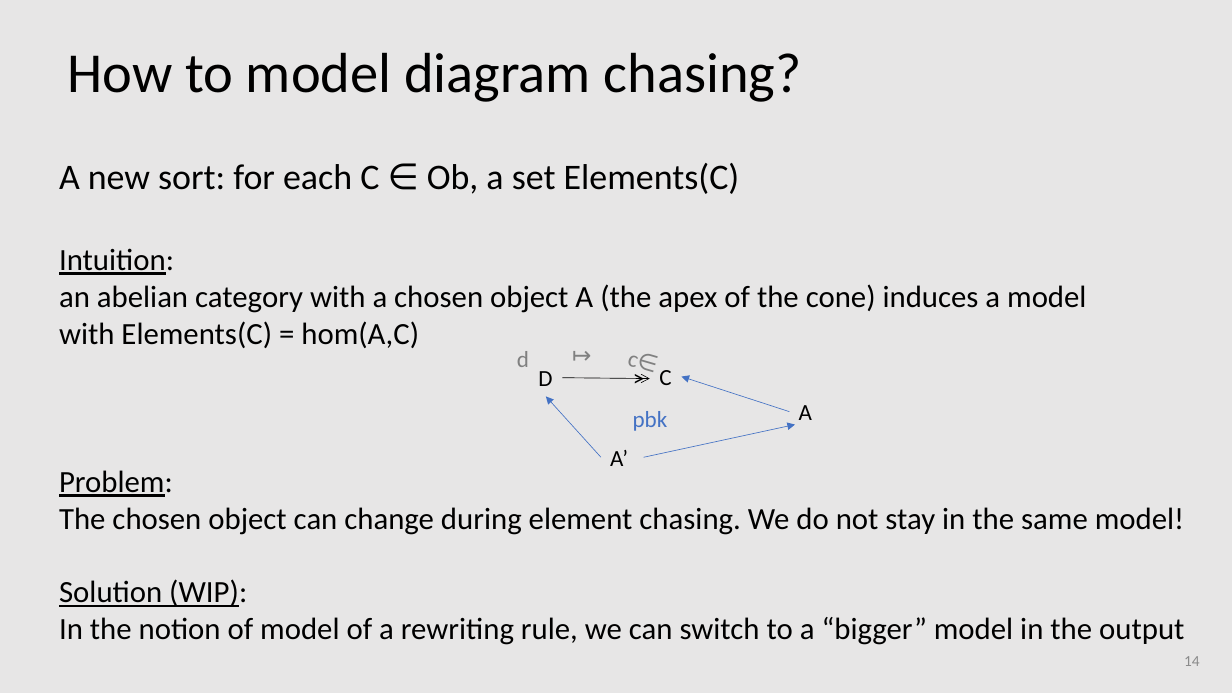
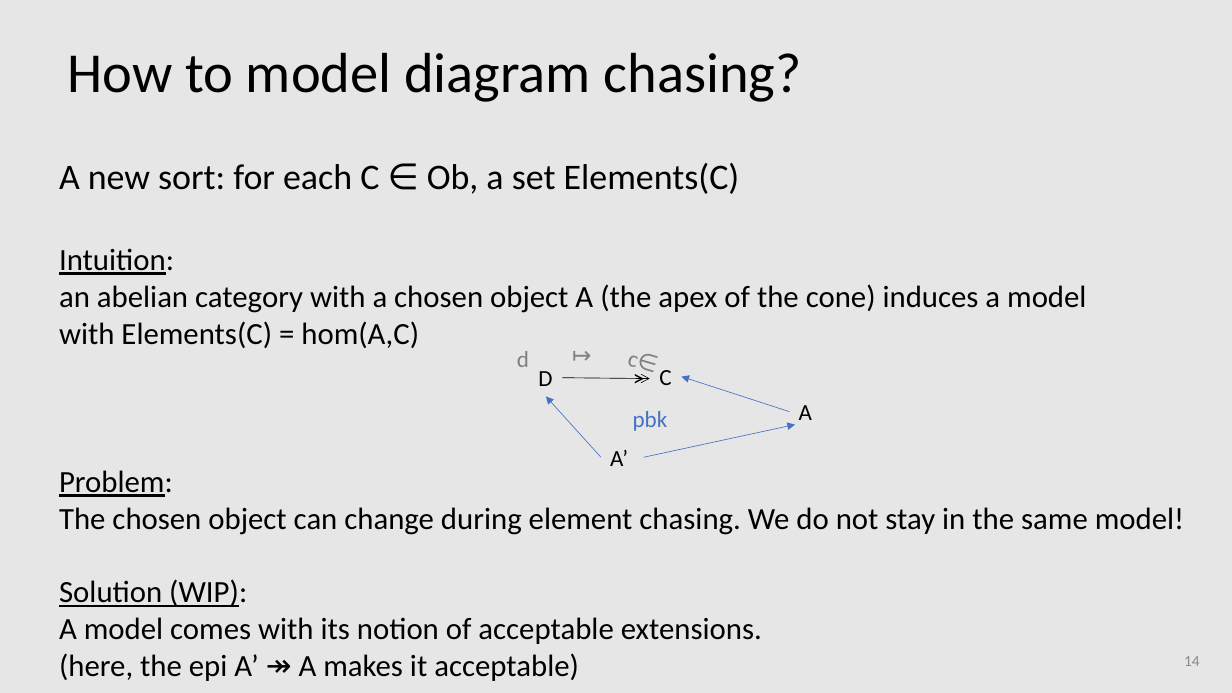
Before and after one commit to amblafont/slides, a slide deck: slide 14 of diagrammatic-reasoning/2024-november-coreact.pptx. Drawn at 1232x693 pixels with LibreOffice and Linux fonts; fonts in the diff are those of the drawing. Boxes give left, top, right and bottom in pixels: in the first picture for what was removed or moved away, otherwise in the second. Text is boxed around its words. In the diff, an @@ line names an element or a change of style, - is before the commit and + after.

```diff
--- a/diagrammatic-reasoning/2024-november-coreact.pptx
+++ b/diagrammatic-reasoning/2024-november-coreact.pptx
@@ text at <box>59,617,762,681</box>: text changed @@
-In the notion of model of a rewriting rule, we can switch to a “bigger” model in the output
+A model comes with its notion of acceptable extensions.
+(here, the epi A’ ↠ A makes it acceptable)
```
Also in this commit, not shown: 5 other slides changed, 1 slide added.
